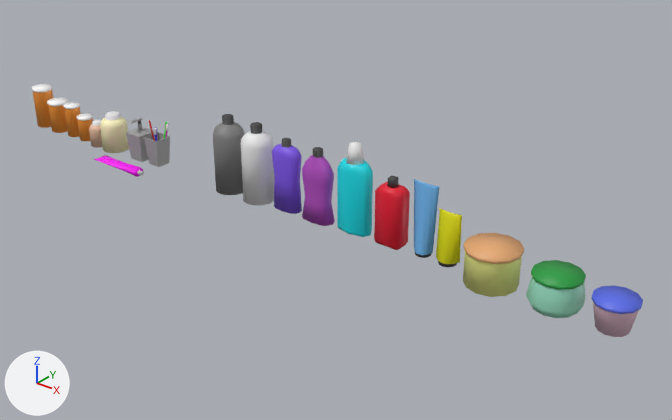
The FBX model Assets/3D Objects/bathroom-stuff/source/batheroom stuff.fbx: old version first, new version second.
One viewpoint serves both versions: a 50 mm lens placed at (68.3, -61.1, 39.8), pointed at (17.6, 2.2, 0.5). The lights are fixed; the arrows at lower left show +X, +Y and +Z. Where no turn or scale is listed for an object, it has been applied to the vertices. Vertices at the same position are counted once.
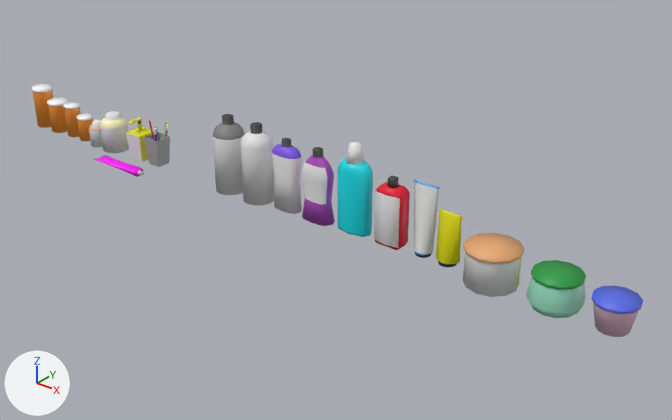
Location of each change, [x1, y1, x2, y2] in pixels of the pictures (672 x 420 px):
part 1 of me_cylinder_005, recoloured (purple to grey)
    both: [272, 153, 302, 214]
part 2 of me_cylinder_008, recoloured (yellow to grey)
    both: [463, 252, 519, 297]
part 3 of me_cube_001, recoloured (grey to yellow)
    both: [126, 117, 154, 137]
part 4 of me_cube_001, recoloured (grey to yellow)
    both: [139, 132, 154, 162]
part 5 of me_cube_001, recoloured
    both: [126, 133, 142, 162]
part 6 of me_cube_008, recoloured (red to grey)
    both: [374, 191, 400, 248]
part 7 of me_cylinder_013, recoloured (blue to grey)
    both: [414, 182, 439, 254]
part 8 of me_cylinder_002, recoloured
    both: [213, 136, 243, 195]
part 9 of me_cylinder_015, recoloured (purple to grey)
    both: [302, 162, 327, 204]

Edits to the bpy script that builds the scene:
```text
Add mat_labelcondicionador:
    mat_labelcondicionador = principled_material('LabelCondicionador')
    mat_labelcondicionador.base_color = (0.8, 0.8, 0.8)  # white #e7e7e7
    mat_labelcondicionador.roughness = 0.4
Add mat_label90:
    mat_label90 = principled_material('Label90')
    mat_label90.base_color = (0.8, 0.8, 0.8)  # white #e7e7e7
    mat_label90.roughness = 0.4
Add mat_labelsaboneteperfumado:
    mat_labelsaboneteperfumado = principled_material('LabelSabonetePerfumado')
    mat_labelsaboneteperfumado.base_color = (0.8, 0.8, 0.8)  # white #e7e7e7
    mat_labelsaboneteperfumado.roughness = 0.4
Add mat_labelperfume:
    mat_labelperfume = principled_material('LabelPerfume')
    mat_labelperfume.base_color = (0.8, 0.8, 0.8)  # white #e7e7e7
    mat_labelperfume.roughness = 0.4
Add mat_labellencoumedecido:
    mat_labellencoumedecido = principled_material('LabelLencoUmedecido')
    mat_labellencoumedecido.base_color = (0.8, 0.8, 0.8)  # white #e7e7e7
    mat_labellencoumedecido.roughness = 0.4
Add mat_labelshampoo:
    mat_labelshampoo = principled_material('LabelShampoo')
    mat_labelshampoo.base_color = (0.8, 0.8, 0.8)  # white #e7e7e7
    mat_labelshampoo.roughness = 0.4
Change me_cylinder_013:
    where me_cylinder_013.from_pydata(...)  # 66 vertices, 49 faces; spans x -1.33..1.37, y -0.77..0.77, z -0.62..6.22
    me_cylinder_013 part 7: all 6 faces centred in x -1.02..1.03, y -0.37..-0.07, z 2.88 switch from mat_material_016 (blue #6cb0e7) to mat_labelsaboneteperfumado (white #e7e7e7)
Change me_cylinder_002:
    where me_cylinder_002.from_pydata(...)  # 109 vertices, 109 faces; spans x -1.62..1.62, y -1.62..1.62, z -1.57..6.36
    me_cylinder_002 part 8: 7 faces spanning x -1.62..1.62, y -1.62..0.81, z -1.57..4.38 switch from mat_material_006 (grey #828282) to mat_label90 (white #e7e7e7)
Change me_cube_001:
    where me_cube_001.from_pydata(...)  # 56 vertices, 39 faces; spans x -1.11..1.11, y -1.36..1.11, z -1.13..3.5
    me_cube_001 part 3: 24 of the faces centred in x -0.82..0.82, y -1.17..0.82, z 2.05..3.5 switch from mat_chrom (grey #a1a1a1) to mat_material_015 (yellow #e7e400)
    me_cube_001 part 4: 2 of the faces centred in x 0.0..1.0, y 0.0..1.0, z 0.41 switch from mat_chrom (grey #a1a1a1) to mat_material_015 (yellow #e7e400)
    me_cube_001 part 5: the 1 face centred in x 0.0, y -1.0, z 0.41 switches from mat_chrom (grey #a1a1a1) to mat_labelsaboneteglicerinado (white #e7e7e7)
    add me_cube_001.materials.append(mat_labelsaboneteglicerinado)  # white #e7e7e7
Change me_cylinder_015:
    where me_cylinder_015.from_pydata(...)  # 109 vertices, 109 faces; spans x -1.35..2.24, y -0.99..0.99, z -0.73..6.51
    me_cylinder_015 part 9: all 12 faces centred in x -0.85..1.75, y -0.87..-0.57, z 2.42..4.63 switch from mat_material_018 (pink #b14cbe) to mat_labelcondicionador (white #e7e7e7)
Change me_cylinder_005:
    where me_cylinder_005.from_pydata(...)  # 109 vertices, 109 faces; spans x -1.2..2.1, y -0.92..0.92, z -0.73..6.5
    me_cylinder_005 part 1: all 24 faces centred in x -1.01..1.91, y -0.79..0.79, z 0.87..3.73 switch from mat_material_009 (purple #7e55e7) to mat_labelshampoo (white #e7e7e7)
Change me_cylinder_008:
    where me_cylinder_008.from_pydata(...)  # 61 vertices, 49 faces; spans x -2.47..2.47, y -2.47..2.47, z -2.33..1.33
    me_cylinder_008 part 2: all 6 faces centred in x -2.17..2.17, y -2.17..-0.58, z -0.79 switch from mat_material_011 (yellow #edef8d) to mat_labellencoumedecido (white #e7e7e7)
Change me_cube_008:
    where me_cube_008.from_pydata(...)  # 54 vertices, 54 faces; spans x -0.87..1.77, y -0.97..0.96, z -0.72..5.87
    me_cube_008 part 6: all 2 faces centred in x -0.21..1.11, y -0.86, z 2.04 switch from mat_material_010 (red #e70f2f) to mat_labelperfume (white #e7e7e7)
```
